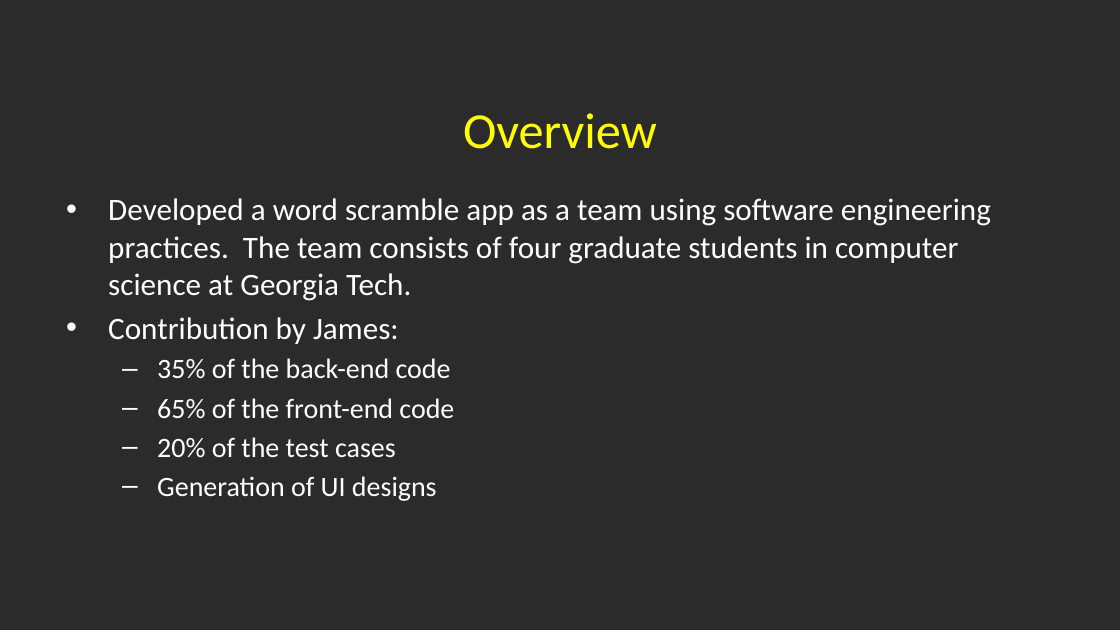
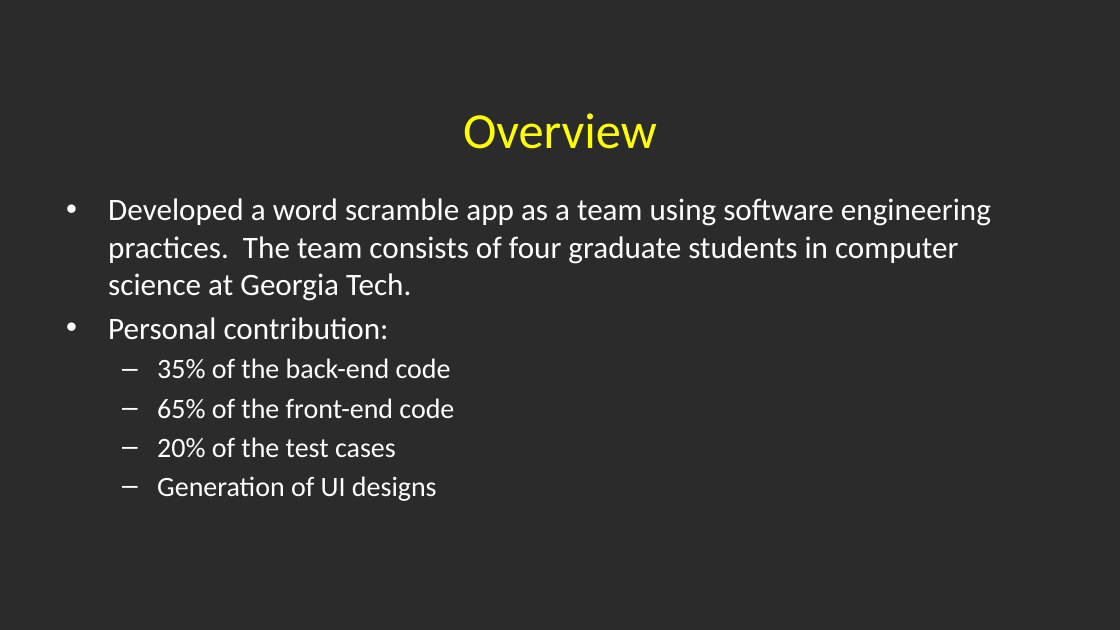
Before and after one commit to jameschanx/Georgia_Tech_School_Projects, a slide deck: slide 2 of Word Scramble App - CS6300 Software Development Process.pptx. Drawn at 1120x630 pixels with LibreOffice and Linux fonts; fonts in the diff are those of the drawing; background and template pictures are left out; a plain dark background stands for a picture behind light text. Boxes give left, top, right and bottom in pixels: in the first picture for what was removed or moved away, otherwise in the second. Text is boxed around its words. In the diff, an @@ line names an element or a change of style, - is before the commit and + after.

```diff
--- a/Word Scramble App - CS6300 Software Development Process.pptx
+++ b/Word Scramble App - CS6300 Software Development Process.pptx
@@ text at box(108, 317, 389, 340): text changed @@
-• Contribution by James:
+• Personal contribution:
```
Also in this commit, not shown: 1 other file.
